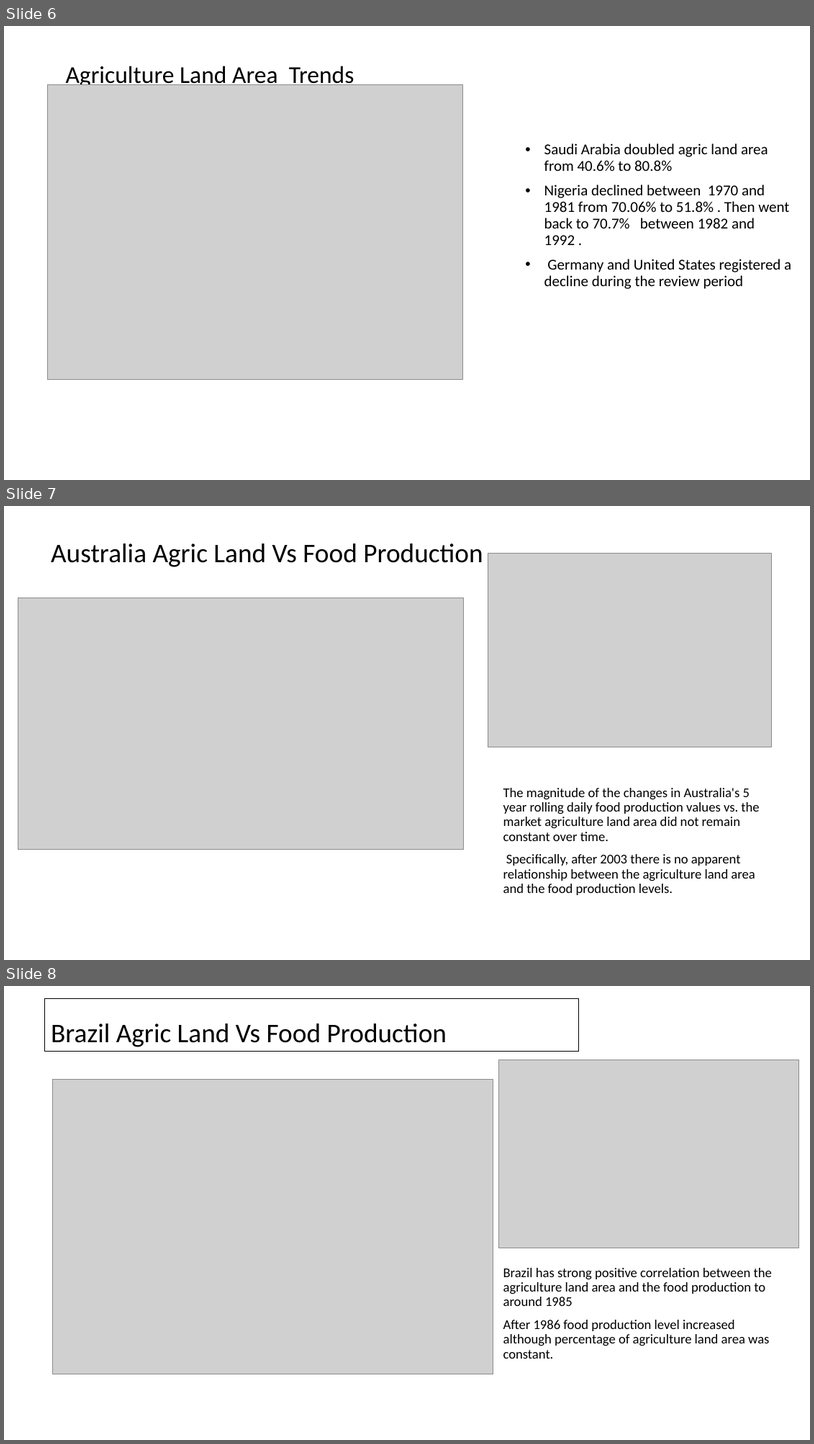
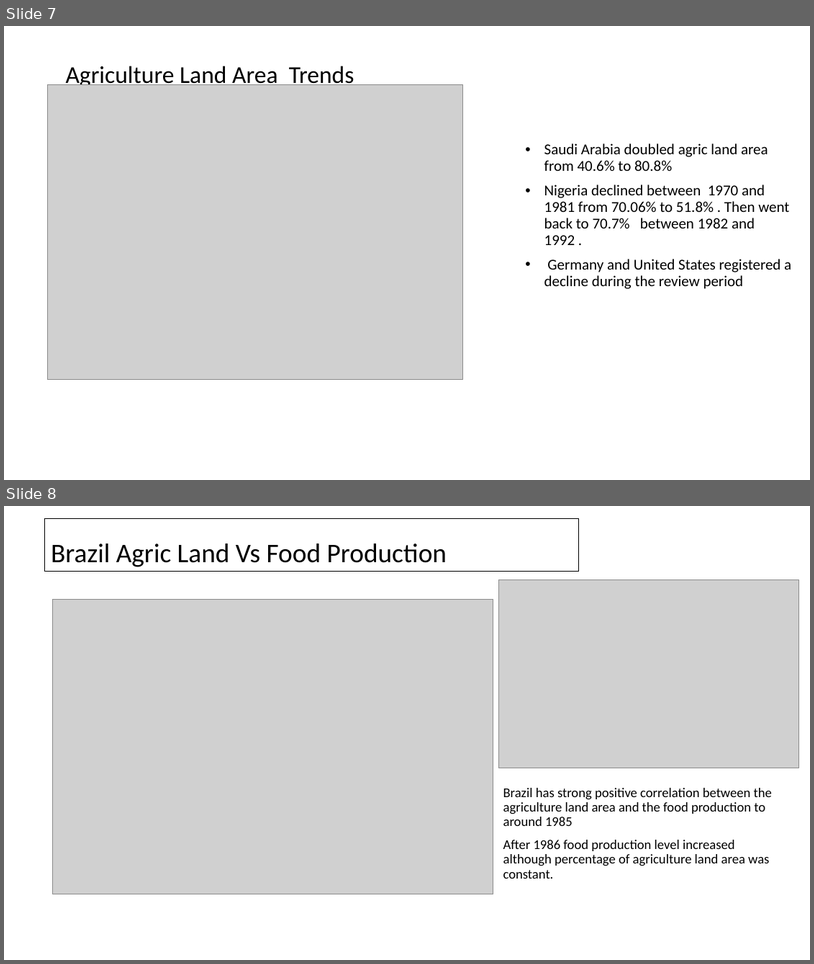
Before and after one commit to sjalasutram/FinTechProject1, a slide deck: reports/Final Presentation - Group1.pptx. Shown one above the other, each under a label of ours: slides 6, 7 and 8 before the commit, slides 7 and 8 after it. The pictures are 814x1444 and 814x964 pixels, drawn with LibreOffice and Linux fonts; fonts in the diff are those of the drawing; grey boxes stand for pictures. Boxes give left, top, right and bottom in pixels: in the first picture for what was removed or moved away, otherwise in the second. Text is boxed around its words. In the diff, an @@ line names an element or a change of style, - is before the commit and + after.

```diff
--- a/reports/Final Presentation - Group1.pptx
+++ b/reports/Final Presentation - Group1.pptx
@@ slide 7 removed at box(4, 506, 810, 960), background #FFFFFF @@
@@ title removed at box(51, 543, 483, 567) @@
-Australia Agric Land Vs Food Production
@@ picture removed at box(489, 554, 772, 746) @@
@@ picture removed at box(18, 598, 464, 849) @@
@@ text removed at box(504, 788, 759, 895) @@
-The magnitude of the changes in Australia's 5 year rolling daily food production values vs. the market agriculture land area did not remain constant over time.
-Specifically, after 2003 there is no apparent relationship between the agriculture land area and the food production levels.
@@ what was slide 6 is now slide 7 @@
```
Also in this commit, not shown: 1 slide added, 3 other slides removed, 1 other file.
